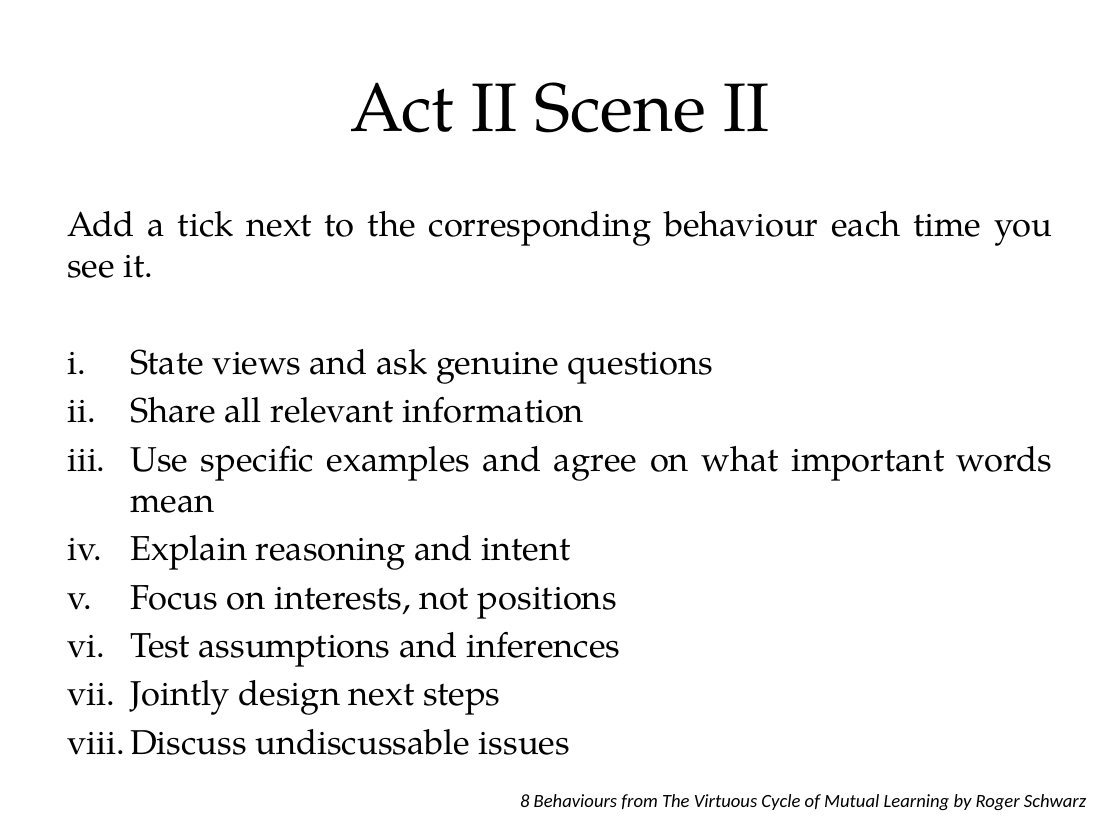
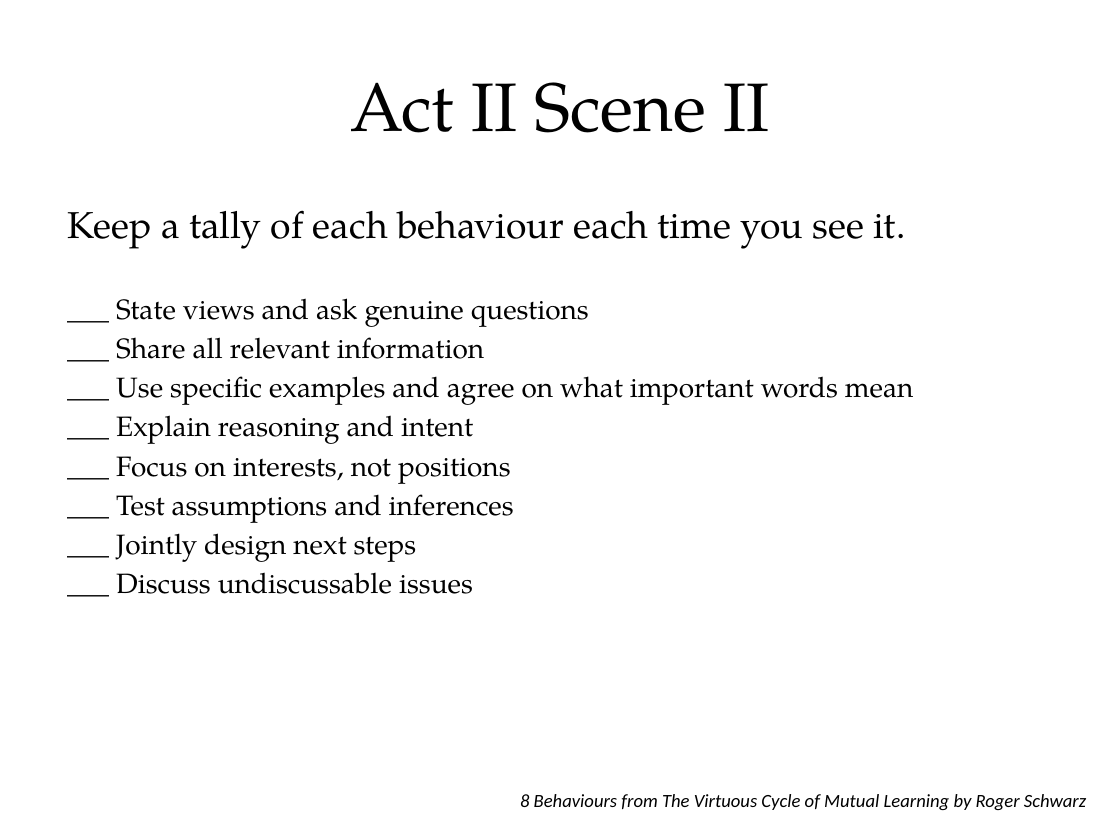
Before and after one commit to tumbarumba/effective-communication, a slide deck: slide 33 of The Fellowship of the Ring.pptx (slide 26 before the commit). Drawn at 1120x840 pixels with LibreOffice and Linux fonts; fonts in the diff are those of the drawing. Boxes give left, top, right and bottom in pixels: in the first picture for what was removed or moved away, otherwise in the second. Text is boxed around its words. In the diff, an @@ line names an element or a change of style, - is before the commit and + after.

```diff
--- a/The Fellowship of the Ring.pptx
+++ b/The Fellowship of the Ring.pptx
@@ text at (67, 210, 913, 594): text changed; size 22.2 to 18 pt @@
-Add a tick next to the corresponding behaviour each time you see it.
-i. State views and ask genuine questions
-ii. Share all relevant information
-iii. Use specific examples and agree on what important words mean
-iv. Explain reasoning and intent
-v. Focus on interests, not positions
-vi. Test assumptions and inferences
-vii. Jointly design next steps
-viii. Discuss undiscussable issues
+Keep a tally of each behaviour each time you see it.
+___ State views and ask genuine questions
+___ Share all relevant information
+___ Use specific examples and agree on what important words mean
+___ Explain reasoning and intent
+___ Focus on interests, not positions
+___ Test assumptions and inferences
+___ Jointly design next steps
+___ Discuss undiscussable issues
```
Also in this commit, not shown: 8 other slides changed, 7 slides added.
